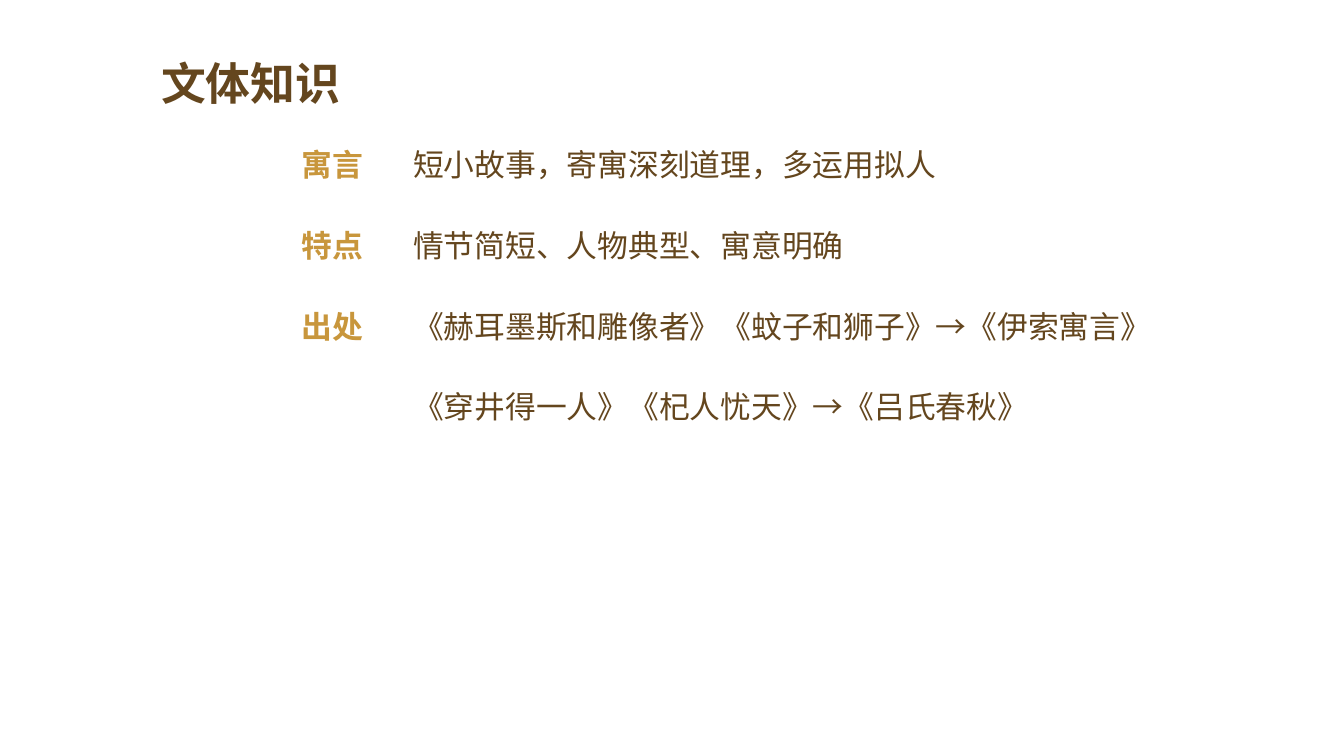
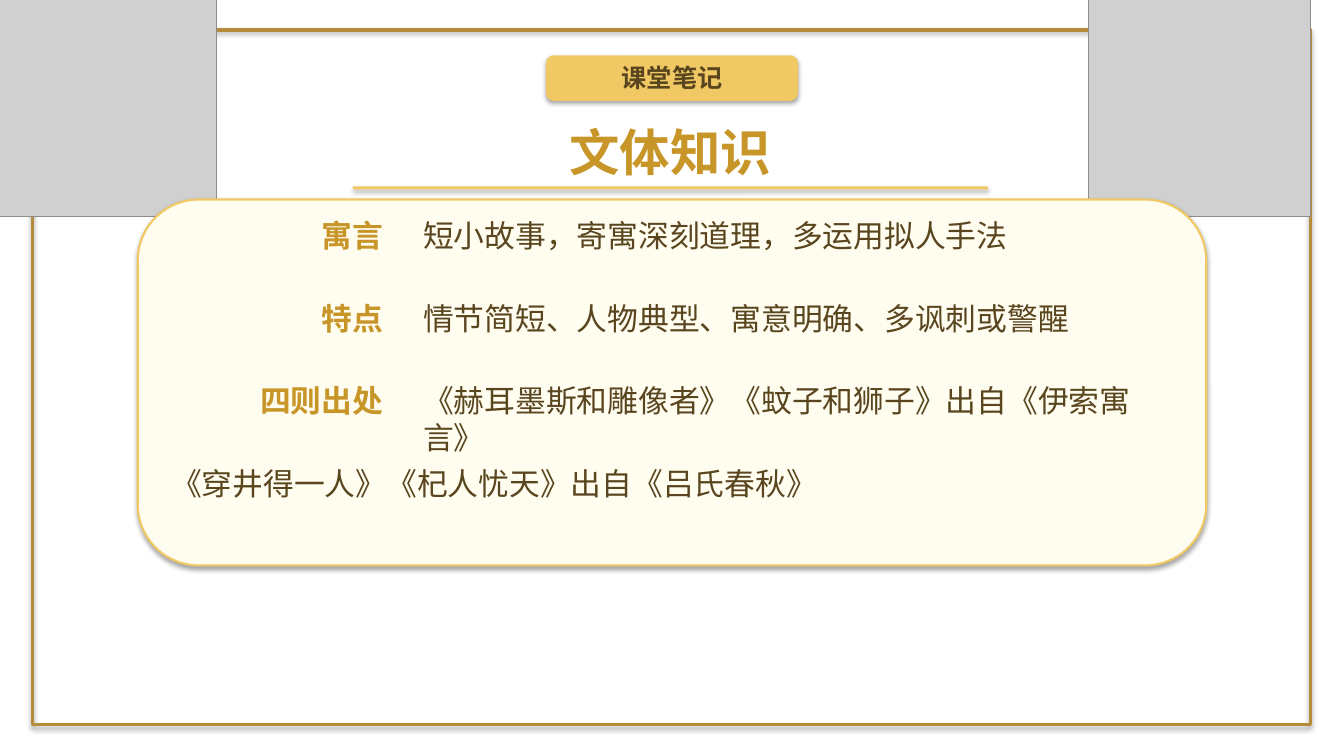
Before and after one commit to decemberlin54-del/declin, a slide deck: slide 2 of unit6-lesson24-fables.pptx. Drawn at 1344x756 pixels with LibreOffice and Linux fonts; fonts in the diff are those of the drawing; grey boxes stand for pictures; background and template pictures are left out. Boxes give left, top, right and bottom in pixels: in the first picture for what was removed or moved away, otherwise in the second. Text is boxed around its words. In the diff, an @@ line names an element or a change of style, - is before the commit and + after.

```diff
--- a/unit6-lesson24-fables.pptx
+++ b/unit6-lesson24-fables.pptx
@@ picture added at [0,0,217,217] @@
@@ picture added at [1089,0,1311,217] @@
@@ rectangle added at [32,30,1311,725], outline #B48C3C 2.5 pt @@
@@ rounded rectangle added at [546,55,799,101], fill #F0C864 @@
@@ text added at [622,65,723,89], 18 pt, text #5A461E, bold @@
+课堂笔记
@@ text "文体知识": place and size @@
-text "文体知识" at [161,61,340,104]
+text "文体知识" at [569,128,771,176]
@@ text "文体知识" at [569,128,771,176]: size 32 to 36 pt, text colour #64461E to #C89628; alignment left to centre; more space between paragraphs @@
@@ rounded rectangle added at [138,200,1207,566], fill #FFFCF0, outline #F0C864 1.5 pt @@
@@ rectangle added at [353,187,988,190], fill #F0C864 @@
@@ text "寓言": place and size @@
-text "寓言" at [302,149,364,179]
+text "寓言" at [322,220,384,250]
@@ text "寓言" at [322,220,384,250]: text colour #C8963C to #C89628; more space between paragraphs @@
@@ text at [423,221,1007,250]: text changed; text colour #64461E to #5A461E @@
-短小故事，寄寓深刻道理，多运用拟人
+短小故事，寄寓深刻道理，多运用拟人手法
@@ text "特点" at [322,304,384,333]: text colour #C8963C to #C89628; more space between paragraphs @@
@@ text "特点": place and size @@
-text "特点" at [302,231,364,260]
+text "特点" at [322,304,384,333]
@@ text at [423,304,1069,333]: text changed; text colour #64461E to #5A461E @@
-情节简短、人物典型、寓意明确
+情节简短、人物典型、寓意明确、多讽刺或警醒
@@ text at [260,386,383,415]: text changed; text colour #C8963C to #C89628 @@
-出处
+四则出处
@@ text at [423,386,1130,452]: text changed; text colour #64461E to #5A461E @@
-《赫耳墨斯和雕像者》《蚊子和狮子》→《伊索寓言》
+《赫耳墨斯和雕像者》《蚊子和狮子》出自《伊索寓言》
@@ text at [171,469,817,498]: text changed; text colour #64461E to #5A461E @@
-《穿井得一人》《杞人忧天》→《吕氏春秋》
+《穿井得一人》《杞人忧天》出自《吕氏春秋》
```
Also in this commit, not shown: 4 other slides changed, 4 slides added, 1 slide removed, 10 other files.
